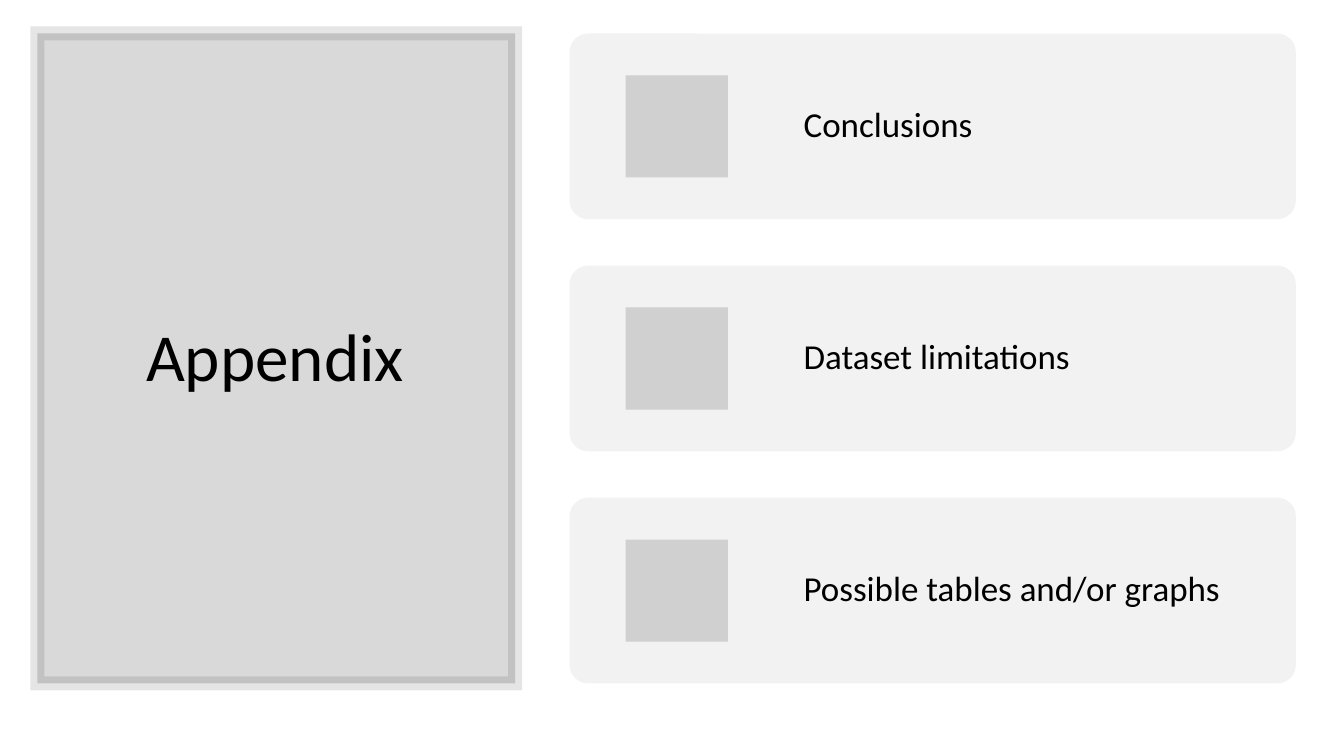
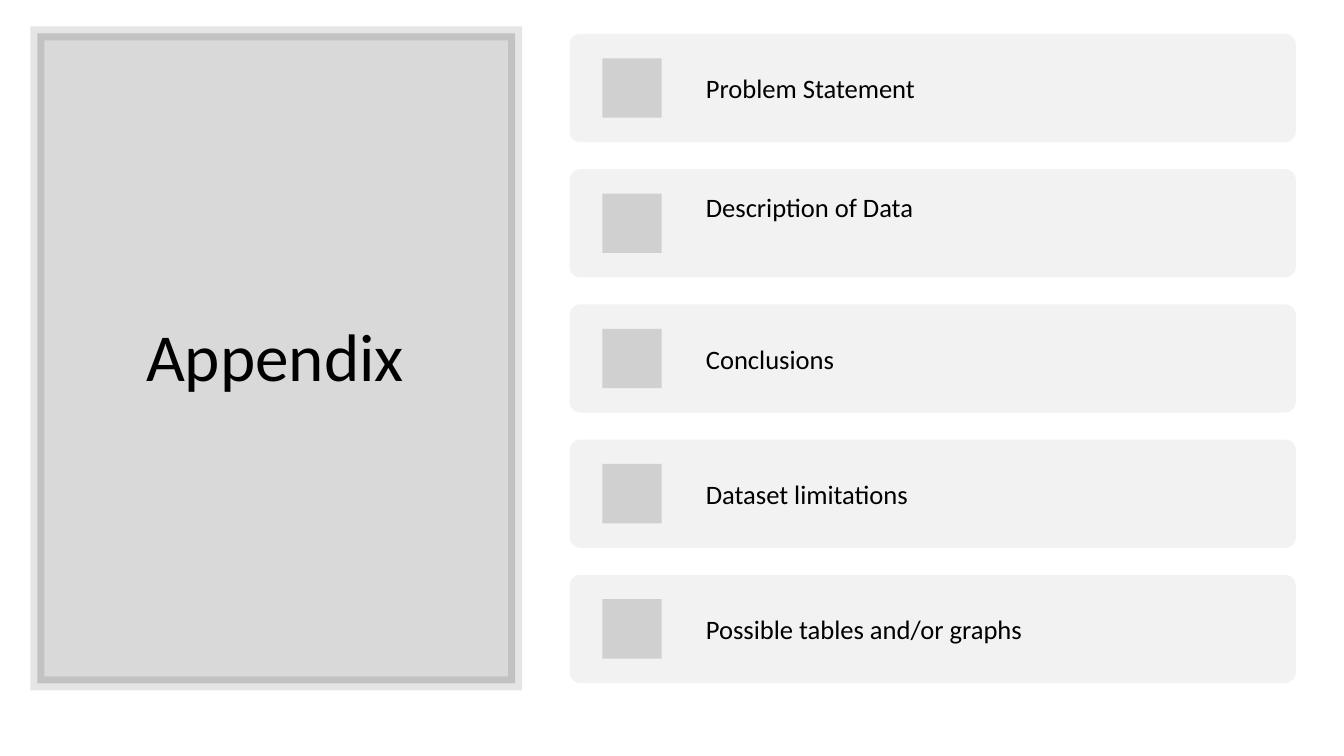
Before and after one commit to IILuisII/Project-1, a slide deck: slide 2 of Presentation draft.pptx. Drawn at 1344x756 pixels with LibreOffice and Linux fonts; fonts in the diff are those of the drawing; grey boxes stand for pictures. Boxes give left, top, right and bottom in pixels: in the first picture for what was removed or moved away, otherwise in the second. Text is boxed around its words. In the diff, an @@ line names an element or a change of style, - is before the commit and + after.

```diff
--- a/Presentation draft.pptx
+++ b/Presentation draft.pptx
@@ rounded rectangle: place and size @@
-rounded rectangle at (570,33,1297,219)
+rounded rectangle at (570,34,1297,142)
@@ picture removed at (626,76,728,177) @@
@@ rounded rectangle: place and size @@
-rounded rectangle at (570,266,1297,452)
+rounded rectangle at (570,304,1297,412)
@@ picture: place and size @@
-picture at (626,308,728,409)
+picture at (603,329,662,388)
@@ size 25 to 19 pt; line spacing 0.9 to 1; less space between paragraphs in 3 elements at (706,620,1022,644), (706,485,908,505), (706,350,834,370) @@
@@ text "Conclusions": place and size @@
-text "Conclusions" at (804,112,973,138)
+text "Conclusions" at (706,350,834,370)
@@ text "Dataset limitations": place and size @@
-text "Dataset limitations" at (804,344,1070,370)
+text "Dataset limitations" at (706,485,908,505)
@@ picture: place and size @@
-picture at (626,539,728,641)
+picture at (603,464,662,523)
@@ rounded rectangle: place and size @@
-rounded rectangle at (570,498,1297,684)
+rounded rectangle at (570,575,1297,683)
@@ group added at (570,58,1297,658): 3 pictures, 2 texts, 2 rounded rectangles @@
+Problem Statement
+Description of Data
@@ text "Possible tables and/or graphs": place and size @@
-text "Possible tables and/or graphs" at (804,576,1220,607)
+text "Possible tables and/or graphs" at (706,620,1022,644)
```
Also in this commit, not shown: 1 other slide changed, 3 slides added.
